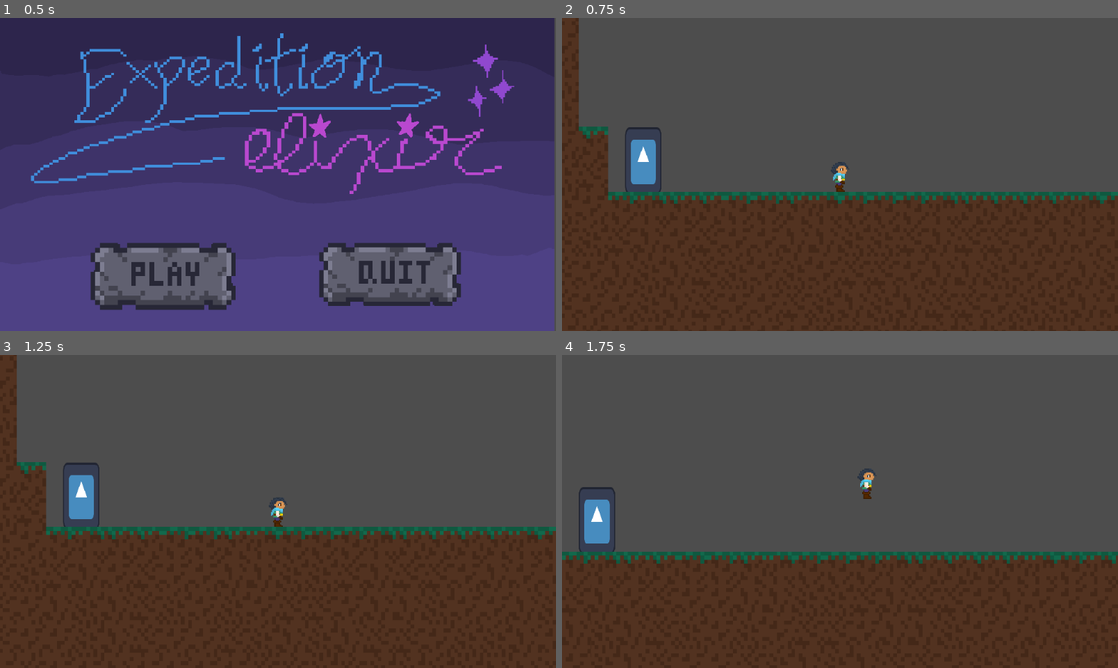
Above: before the commit, frames 1-4 (two rows, left to right).
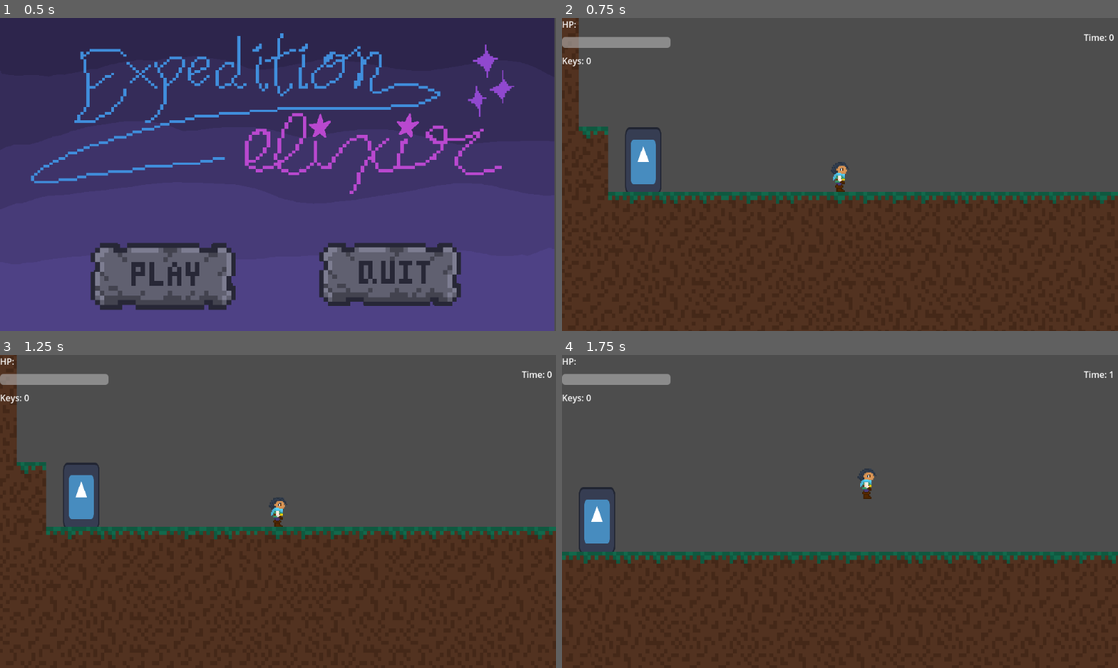
Above: after the commit, the same moments.

Repository: skullmbones/Comp-Graphics
Game: Godot game, scene res://Scenes/menu.tscn
Same seed, same stepped clock (60 frames per second), same inputs: the game is played once before the commit and once after it. The engine's default icon, where the game draws it, is replaced by a stand-in: a white triangle on a blue panel in a dark square.
Inputs (mouse positions are in pixels of both pictures, inside the frame that each line leads up to):
- Up to frame 1 (0.5 s): no input
- Up to frame 2 (0.75 s): click (723, 277) at 0.5 s
- Up to frame 3 (1.25 s): no input
- Up to frame 4 (1.75 s): move the mouse to (962, 495) at 1.27 s; hold D (move_right) from 1.28 s (still down); click (962, 495) at 1.35 s; tap Space (move_jump) at 1.52 s

Frame 1 is identical in both runs. In frame 2, 0.8% of the frame differs, in the area x 0-100%, y 0-16%; in frame 3, 0.8%; in frame 4, 0.8%.

Commit message:
Update testmain.tscn
collision fixes + hud readjusting

Diff:
--- a/Scenes/testmain.tscn
+++ b/Scenes/testmain.tscn
@@ -109,9 +109,9 @@
 polygon = PackedVector2Array(0, 0, 0, 95, 96, 95, 96, 80, 112, 80, 112, 65, 160, 65, 160, 80, 192, 80, 192, 64, 208, 64 …(212 unchanged characters)…
 
 [node name="Level_0-Bottom" type="CollisionPolygon2D" parent="Level Collisions"]
-position = Vector2(0, -1.5258789e-05)
-scale = Vector2(1.0000001, 1.0000001)
-polygon = PackedVector2Array(0, 257, 42.422607, 256.9171, 332.7976, 256.34998, 512, 256, 512, 209, 463, 209, 463, 193, 447, 193, 447, 176, 319, 176, 319, 160, 304, 160, 304, 144, 208, 144, 208, 160, 160, 160, 160, 176, 0, 176)
+position = Vector2(0.00043416352, -3.9595136e-05)
+scale = Vector2(1.0000001, 1.0000001)
+polygon = PackedVector2Array(0, 257, 42.422607, 256.9171, 332.7976, 256.34998, 512, 256, 512.16064, 207.33784, 462.3672, 207.33784, 462.3672, 191.38878, 444.58398, 191.38878, 444.58398, 175.43971, 319, 176, 319, 160, 304, 160, 304, 144, 208, 144, 208, 160, 160, 160, 160, 176, 0, 176)
 
 [node name="Level_10-Top" type="CollisionPolygon2D" parent="Level Collisions"]
 position = Vector2(508.60413, -4.8672693e-05)
@@ -157,33 +157,32 @@
 script = ExtResource("6_wkf0h")
 
 [node name="Panel" type="Panel" parent="GameOver"]
-offset_left = 1008.0
-offset_top = -2135.9998
-offset_right = 2163.0
-offset_bottom = -1490.9998
+offset_top = 6.055832e-05
+offset_right = 1155.0
+offset_bottom = 645.00006
 scale = Vector2(0.88749367, 0.8975801)
 
 [node name="TextureRect" type="TextureRect" parent="GameOver"]
-offset_left = 1212.0
-offset_top = -2090.9998
-offset_right = 1997.0
-offset_bottom = -1572.9998
+offset_left = 204.0
+offset_top = 45.00006
+offset_right = 989.0
+offset_bottom = 563.00006
 scale = Vector2(0.88749367, 0.8975801)
 texture = ExtResource("7_qp7q2")
 stretch_mode = 4
 
 [node name="Retry" type="Button" parent="GameOver"]
-offset_left = 1288.0
-offset_top = -1790.9998
-offset_right = 1545.0
-offset_bottom = -1677.9998
+offset_left = 280.0
+offset_top = 345.00006
+offset_right = 537.0
+offset_bottom = 458.00006
 scale = Vector2(0.88749367, 0.8975801)
 
 [node name="Quit" type="Button" parent="GameOver"]
-offset_left = 1601.0
-offset_top = -1793.9998
-offset_right = 1862.0
-offset_bottom = -1684.9998
+offset_left = 593.0
+offset_top = 342.00006
+offset_right = 854.0
+offset_bottom = 451.00006
 scale = Vector2(0.88749367, 0.8975801)
 
 [node name="Objective" type="Area2D" parent="." groups=["objective"]]
@@ -204,10 +203,8 @@
 script = ExtResource("9_xcyxi")
 
 [node name="LeftMargin" type="MarginContainer" parent="HUD"]
-offset_left = 1008.0
-offset_top = -2136.0
-offset_right = 1208.0
-offset_bottom = -2046.0
+offset_right = 200.0
+offset_bottom = 90.0
 
 [node name="VBoxContainer" type="VBoxContainer" parent="HUD/LeftMargin"]
 layout_mode = 2
@@ -230,10 +227,10 @@
 
 [node name="TimerLabel" type="Label" parent="HUD"]
 custom_minimum_size = Vector2(-20, 20)
-offset_left = 2071.0
-offset_top = -2117.0
-offset_right = 2128.0
-offset_bottom = -2091.0
+offset_left = 960.0
+offset_top = 24.0
+offset_right = 1017.0
+offset_bottom = 50.0
 text = "Time: 0"
 horizontal_alignment = 2
 
